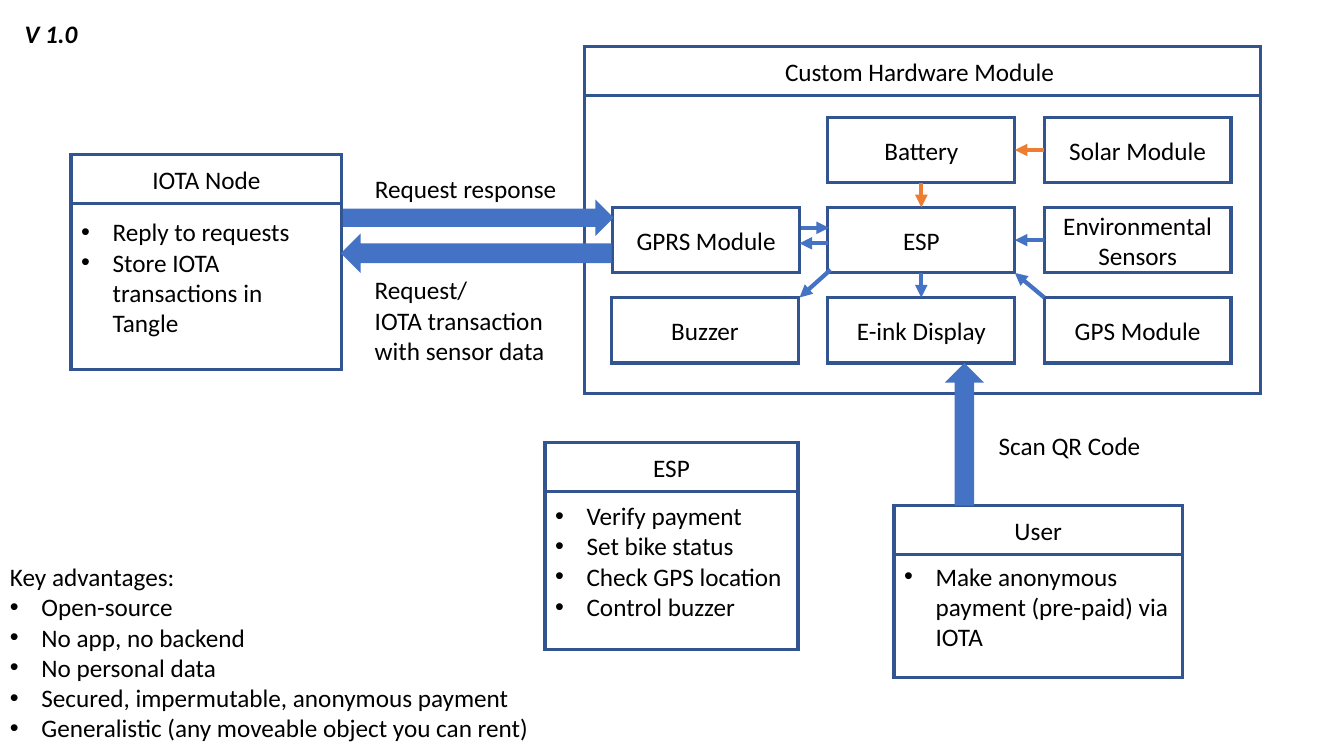
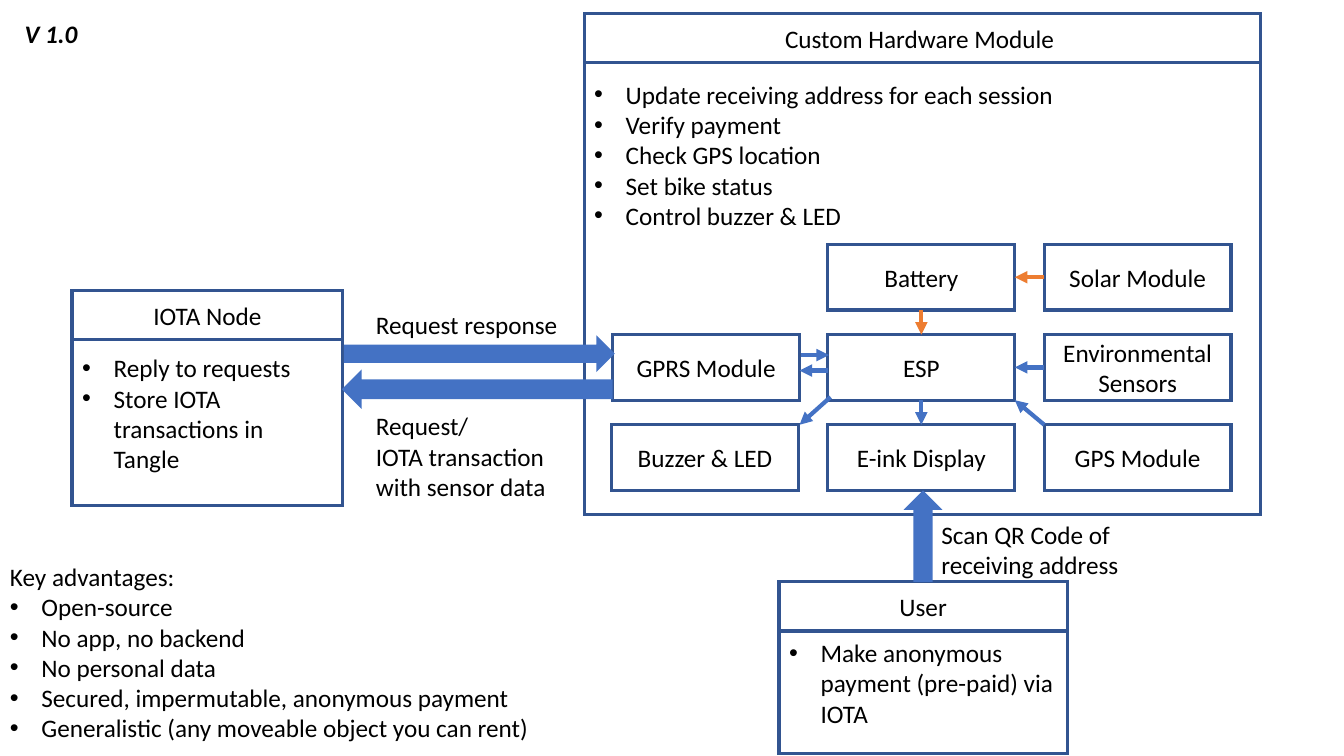
Before and after one commit to yenthusiastic/arp_b, a slide deck: slide 1 of misc/Concept.pptx. Drawn at 1344x756 pixels with LibreOffice and Linux fonts; fonts in the diff are those of the drawing. Boxes give left, top, right and bottom in pixels: in the first picture for what was removed or moved away, otherwise in the second. Text is boxed around its words. In the diff, an @@ line names an element or a change of style, - is before the commit and + after.

```diff
--- a/misc/Concept.pptx
+++ b/misc/Concept.pptx
@@ rectangle "Custom Hardware Module": place and size @@
-rectangle "Custom Hardware Module" at [585,46,1261,96]
+rectangle "Custom Hardware Module" at [585,14,1261,64]
@@ rectangle "Update receiving address for each ...": place and size @@
-rectangle "Update receiving address for each ..." at [585,46,1261,394]
+rectangle "Update receiving address for each ..." at [585,14,1261,515]
@@ text in rectangle at [626,86,1052,226]: text added @@
+• Update receiving address for each session
+• Verify payment
+• Check GPS location
+• Set bike status
+• Control buzzer & LED
@@ 2 rectangles, 2 arrows: place and size @@
-2 rectangles, 2 arrows at [800,117,1231,243]
+2 rectangles, 2 arrows at [800,245,1231,371]
@@ 2 texts, 2 rectangles, 2 right arrows: place and size @@
-2 texts, 2 rectangles, 2 right arrows at [71,154,614,369]
+2 texts, 2 rectangles, 2 right arrows at [73,290,615,505]
@@ rectangle removed at [545,443,799,492] @@
-ESP
@@ rectangle removed at [545,443,799,649] @@
-• Verify payment
-• Set bike status
-• Check GPS location
-• Control buzzer
@@ 6 rectangles, 6 arrows: place and size @@
-6 rectangles, 6 arrows at [612,150,1231,363]
+6 rectangles, 6 arrows at [612,277,1231,490]
@@ text in rectangle at [638,450,772,467]: text changed @@
-Buzzer
+Buzzer & LED
@@ right arrow: place and size @@
-right arrow at [945,364,984,506]
+right arrow at [903,491,943,583]
@@ text at [941,526,1118,581]: text changed @@
-Scan QR Code
+Scan QR Code of receiving address
@@ rectangle "Make anonymous payment (pre-paid) via ...": place and size @@
-rectangle "Make anonymous payment (pre-paid) via ..." at [894,506,1183,678]
+rectangle "Make anonymous payment (pre-paid) via ..." at [779,582,1068,753]
@@ rectangle "User": place and size @@
-rectangle "User" at [894,506,1183,556]
+rectangle "User" at [779,582,1068,631]
```
Also in this commit, not shown: 1 other slide changed, 2 slides added, 1 slide removed.
